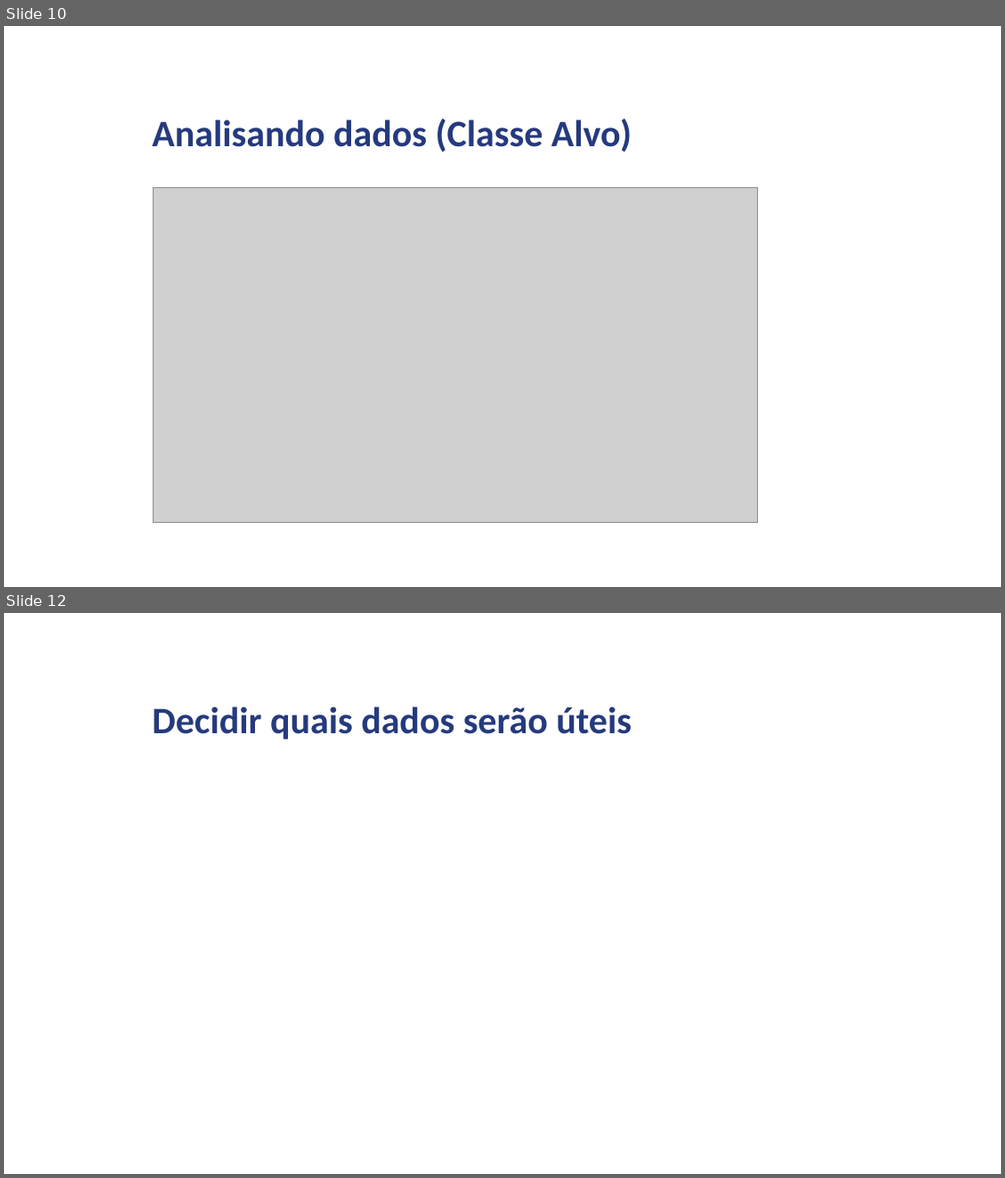
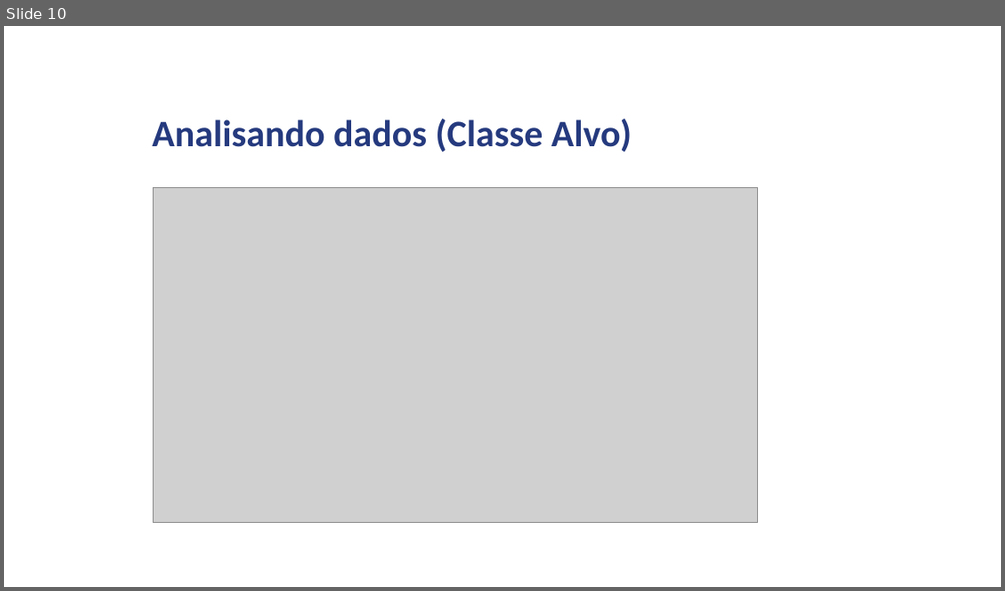
Before and after one commit to IgorCassolli/trabalho-pyspark, a slide deck: Apresentacao.pptx. Shown one above the other, each under a label of ours: slides 10 and 12 before the commit, slide 10 after it; the slides between them are not shown. The pictures are 1005x1178 and 1005x591 pixels, drawn with LibreOffice and Linux fonts; fonts in the diff are those of the drawing; grey boxes stand for pictures; background and template pictures are left out. Boxes give left, top, right and bottom in pixels: in the first picture for what was removed or moved away, otherwise in the second. Text is boxed around its words. In the diff, an @@ line names an element or a change of style, - is before the commit and + after.

```diff
--- a/Apresentacao.pptx
+++ b/Apresentacao.pptx
@@ slide 12 removed at (4,613,1001,1174), background picture (left out) @@
@@ text removed at (152,706,631,739) @@
-Decidir quais dados serão úteis
```
Also in this commit, not shown: 8 slides changed, 4 slides added, 1 other slide removed, 10 other files.
